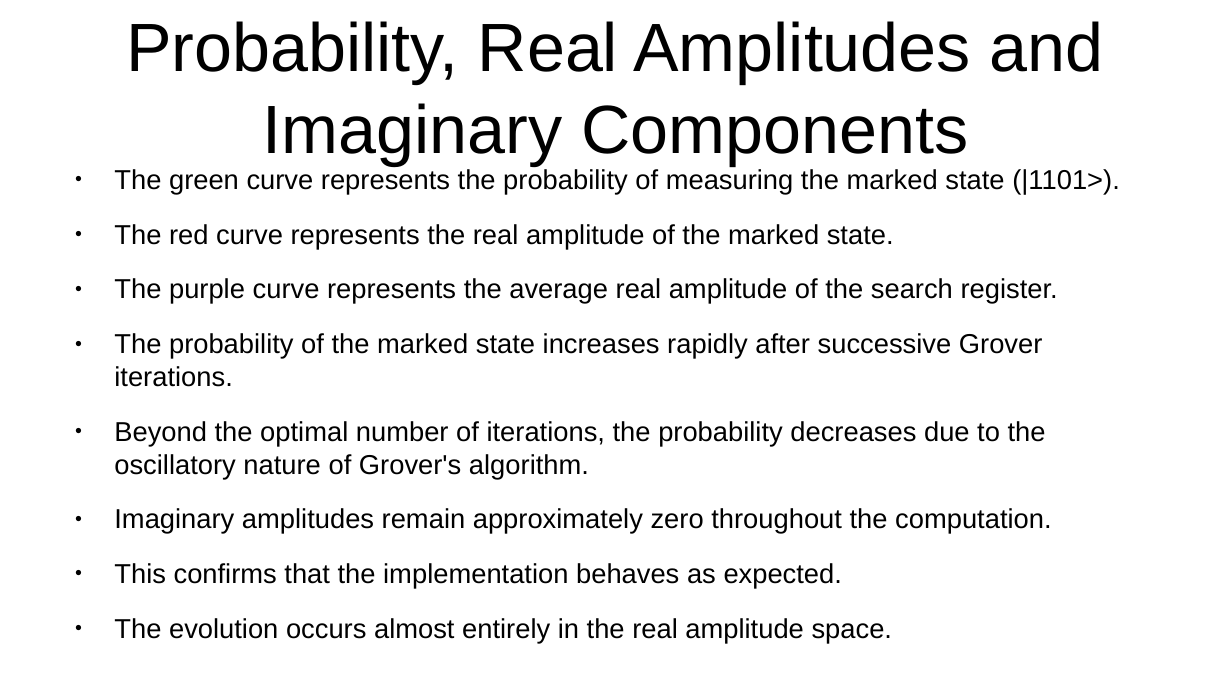
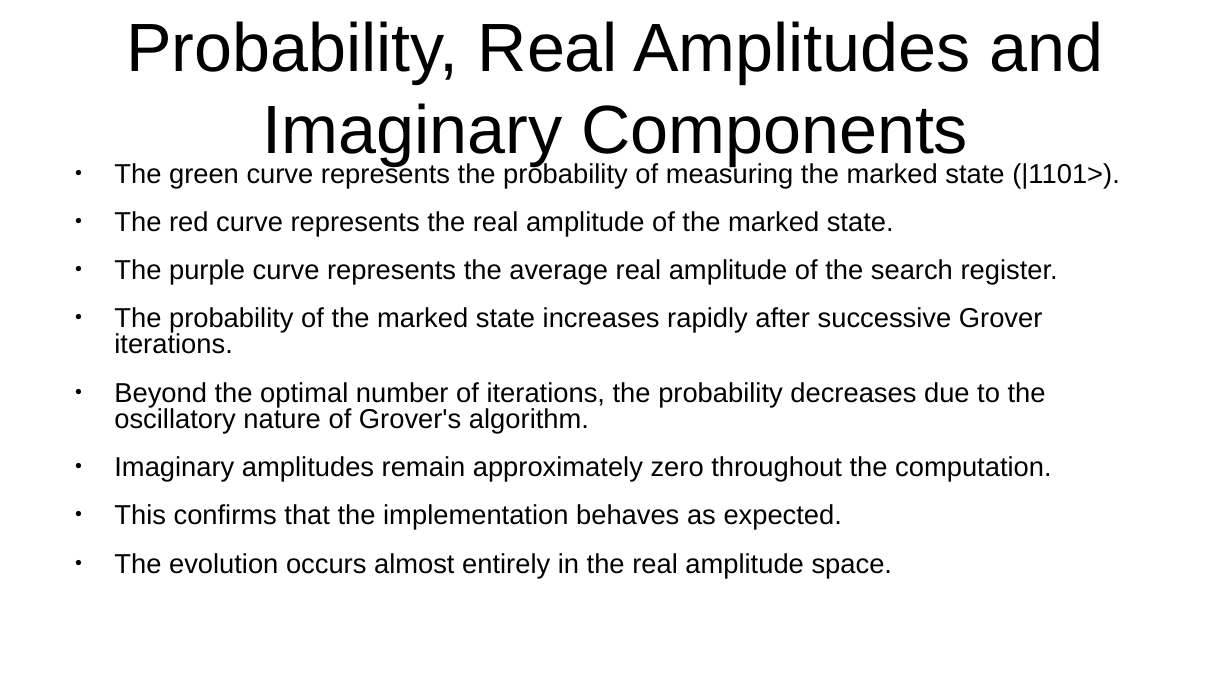
Before and after one commit to LaplaceDaemon101/grover-search, a slide deck: slide 10 of Group_No_6A.pptx (slide 9 before the commit). Drawn at 1232x693 pixels with LibreOffice and Linux fonts; fonts in the diff are those of the drawing. Boxes give left, top, right and bottom in pixels: in the first picture for what was removed or moved away, otherwise in the second. Text is boxed around its words. In the diff, an @@ line names an element or a change of style, - is before the commit and + after.

```diff
--- a/Group_No_6A.pptx
+++ b/Group_No_6A.pptx
@@ text "The green curve represents the ..." at [114, 161, 1120, 577]: line spacing 1 to 0.8 @@
```
Also in this commit, not shown: 4 other slides changed, 1 slide added, 2 other files.
